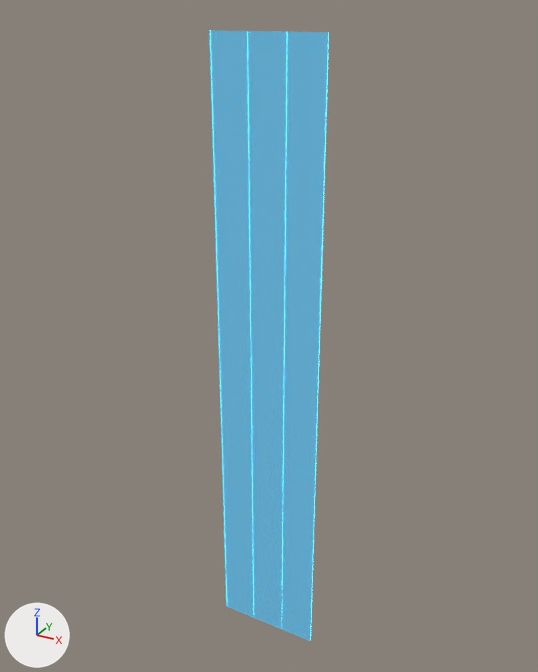
Two versions of the Blender file source/track/blue-glass-v1/blue-glass-v1.blend, one commit apart.
Both versions are drawn from a 50 mm camera at (12.1, -21.8, 12.6) aimed at (-0.2, 0.6, 1.4). The lights are fixed; the arrows at lower left show +X, +Y and +Z. The first picture is the older version.

In view in the first picture: 'track/blue-glass-v1'.
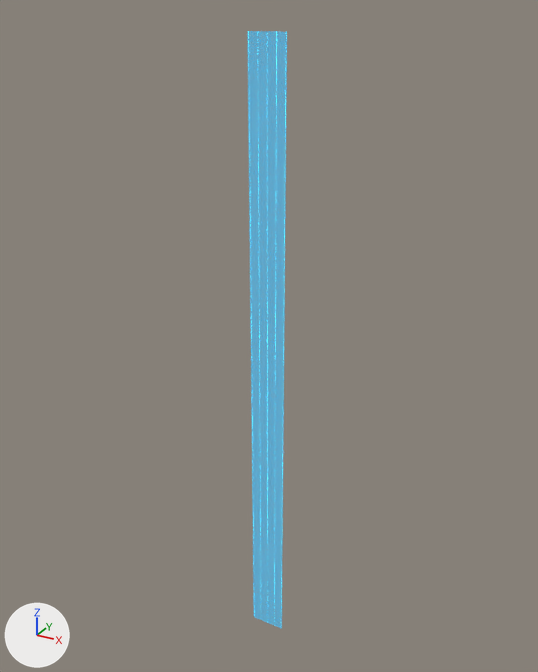
The newer file is also rescaled (x3.0) as a whole; pictures and numbers use the older file's frame.

Edits to the scene script, one JSON object a line:
```json
{"block": "me_track_blue_glass_v1_mesh", "where": "# used by ob_track_blue_glass_v1; location = (0.0, 0.0, 0.0)"}
{"op": "remove", "block": "me_track_blue_glass_v1_mesh", "code": "me_track_blue_glass_v1_mesh.from_pydata(...)  # 40 vertices, 60 faces; spans x -2.1..2.1, y -0.1..0.0, z -12.0..12.0"}
{"op": "add", "block": "me_track_blue_glass_v1_mesh", "code": "me_track_blue_glass_v1_mesh.from_pydata(...)  # 48 vertices, 72 faces; spans x -0.7..0.7, y 0.0, z -12.0..12.0"}
{"block": "me_track_blue_glass_v1_mesh", "change": "me_track_blue_glass_v1_mesh part 1: the loose piece of 8 vertices spanning x -2.1..2.1, y -0.1..0.0, z -12.0..12.0 is scaled about its middle by (0.0019, 0.0333, 1), then moved by (0.3, 0.0, 0.0), in mat_mat_cyan_edge (cyan #3fe7ff, glowing cyan #3fe7ff)"}
{"block": "me_track_blue_glass_v1_mesh", "change": "me_track_blue_glass_v1_mesh part 2"}
{"block": "me_track_blue_glass_v1_mesh", "change": "18 faces are deleted"}
{"block": "me_track_blue_glass_v1_mesh", "change": "8 vertices are added at x -0.7..0.7, y 0.0, z -12.0..12.0"}
{"block": "me_track_blue_glass_v1_mesh", "change": "10 new faces join them, mat_mat_blue_glass (cyan #59c8f6, glowing cyan #59c8f6)"}
{"block": "me_track_blue_glass_v1_mesh", "change": "20 new faces join them, mat_mat_cyan_edge (cyan #3fe7ff, glowing cyan #3fe7ff)"}
{"block": "me_track_blue_glass_v1_mesh", "change": "me_track_blue_glass_v1_mesh part 3: 2 faces spanning x 0.7, y 0.0, z -12.0..12.0 switch from mat_mat_cyan_edge (cyan #3fe7ff, glowing cyan #3fe7ff) to mat_mat_blue_glass (cyan #59c8f6, glowing cyan #59c8f6)"}
{"block": "me_track_blue_glass_v1_mesh", "change": "other edits to the shape of me_track_blue_glass_v1_mesh do not show in these pictures"}
```

Pixel boxes [x1, y1, x2, y2] of what changed, in the pictures (538 x 672 px; the box of a moved part takes in the faces that stretch with it):
```json
{"object": "track/blue-glass-v1", "change": "reshaped", "before": [209, 30, 329, 641], "after": [247, 31, 287, 629], "on screen": "66% narrower"}
{"part": 1, "of": "me_track_blue_glass_v1_mesh", "change": "moved or reshaped", "before": [209, 30, 329, 641], "on screen": "not visible afterwards"}
{"part": 2, "of": "me_track_blue_glass_v1_mesh", "change": "cut back", "after": [247, 31, 287, 629]}
{"part": 3, "of": "me_track_blue_glass_v1_mesh", "change": "recoloured", "after": [282, 76, 287, 550]}
```
